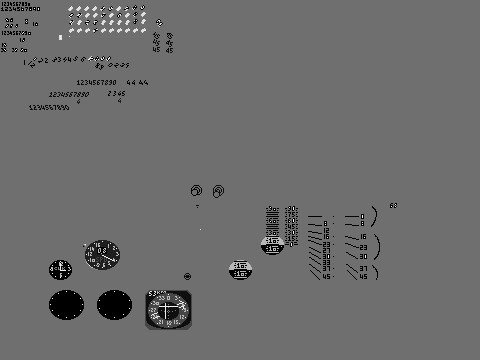
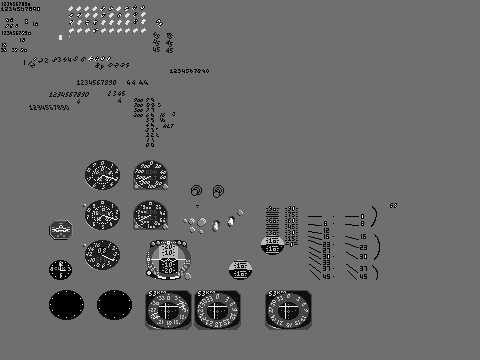
Layered file, before and after one edit (480px x 360px). Changes by layer:
showed "ADI_Front" over [152, 258, 185, 262]
showed "ADI_Back", painted on it over [146, 240, 191, 280]
added layer "Foreground" above "Background" over [85, 175, 243, 261]
painted on "Background" over [49, 69, 312, 330]
painted on "EjectionTrigger" over [83, 204, 98, 230]
